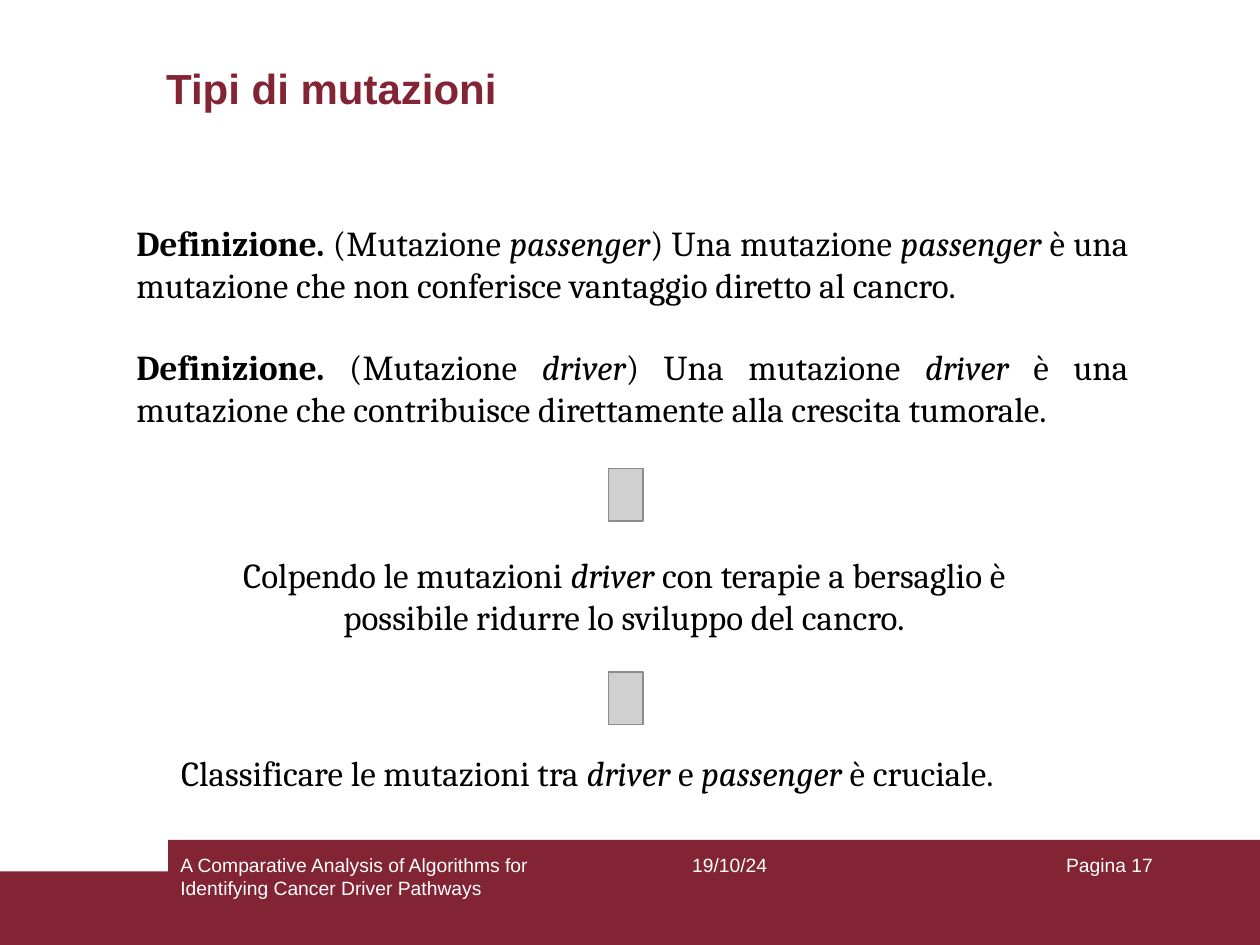
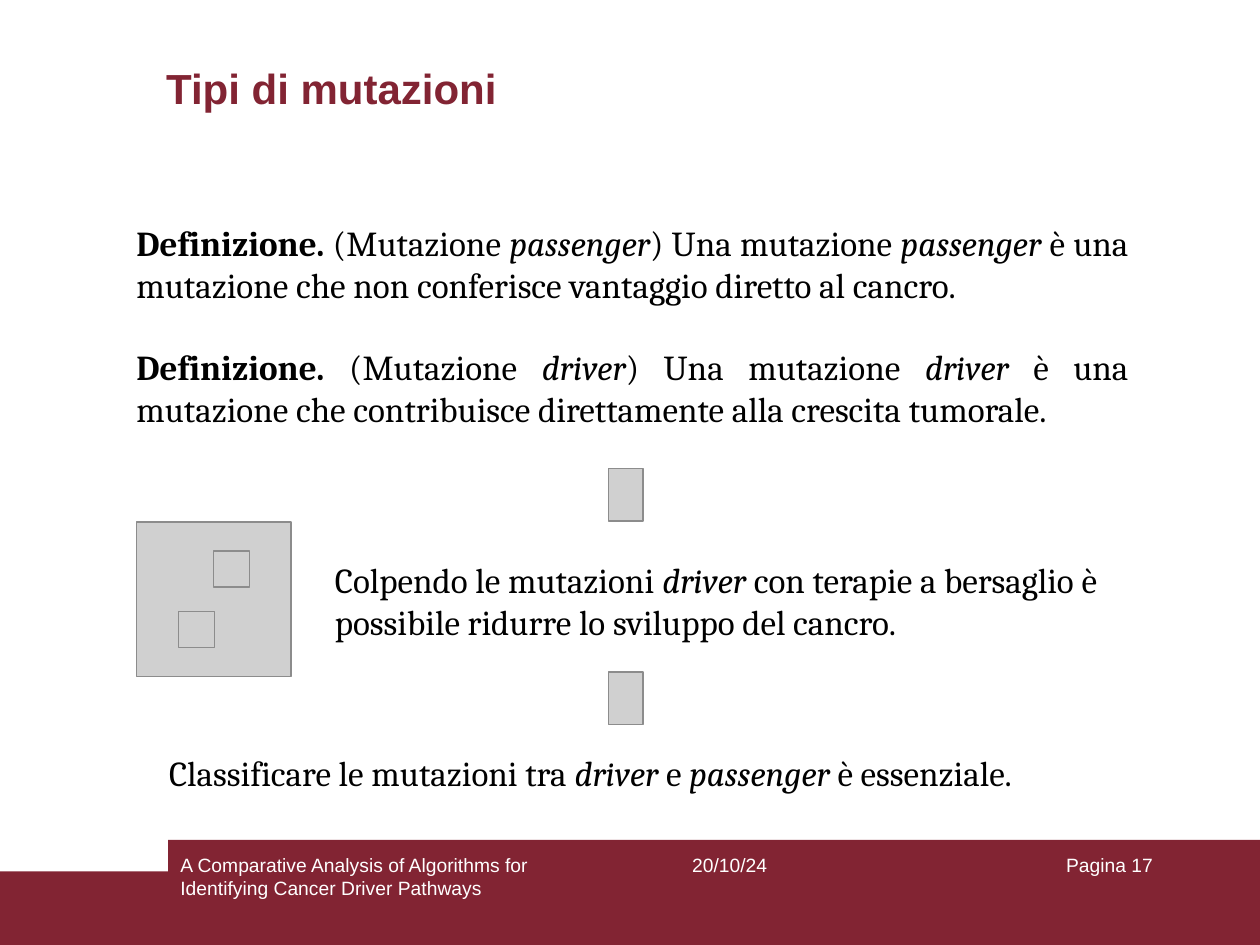
Before and after one commit to aflaag/bsc-thesis, a slide deck: slide 17 of presentation/slides.odp. Drawn at 1260x945 pixels with LibreOffice and Linux fonts; fonts in the diff are those of the drawing; grey boxes stand for pictures. Boxes give left, top, right and bottom in pixels: in the first picture for what was removed or moved away, otherwise in the second. Text is boxed around its words. In the diff, an @@ line names an element or a change of style, - is before the commit and + after.

```diff
--- a/presentation/slides.odp
+++ b/presentation/slides.odp
@@ picture added at [136,522,291,677] @@
@@ picture added at [213,551,249,587] @@
@@ text "Colpendo le mutazioni driver con ...": place and size @@
-text "Colpendo le mutazioni driver con ..." at [243,563,1005,638]
+text "Colpendo le mutazioni driver con ..." at [335,568,1097,643]
@@ text "Colpendo le mutazioni driver con ..." at [335,568,1097,643]: alignment centre to left @@
@@ picture added at [178,611,214,648] @@
@@ text at [169,761,1012,794]: text changed @@
-Classificare le mutazioni tra driver e passenger è cruciale.
+Classificare le mutazioni tra driver e passenger è essenziale.
@@ text at [692,858,767,873]: text changed @@
-19/10/24
+20/10/24
```
Also in this commit, not shown: 76 other slides changed, 2 other files.
